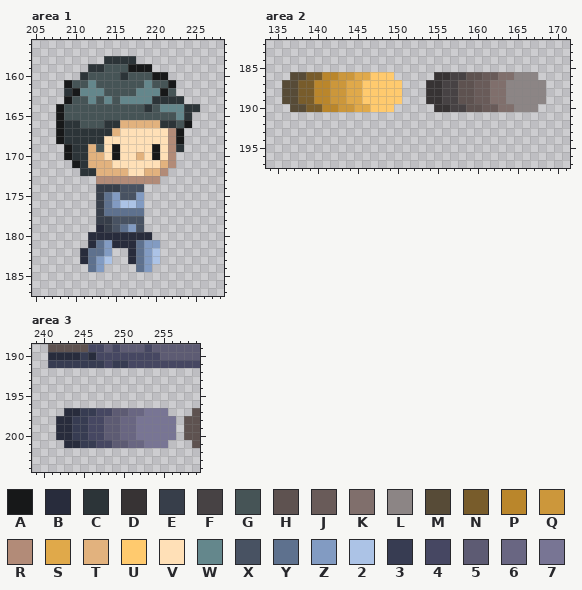
Pixel-art file, stored at Props_Sandbox.aseprite. Above: the version before the commit.
512x256 pixels, 1 frame. Colours within 5 levels of each other are drawn and written as one. Shown: area 1: x 205..228, y 156..187; area 2: x 134..171, y 182..197; area 3: x 239..259, y 189..204. The commit also changed other parts of the picture, which this record leaves out.
Palette (. is transparent): A #171819  B #282c3c  C #2c3438  D #373334  E #373e4a  F #474244  G #465456  H #5e5250  J #695b59  K #806f6c  L #8c8585  M #574b37  N #785c2b  P #ba862b  Q #cc973b  R #b28b78  S #e0a94a  T #e2b27e  U #ffca6e  V #ffe0b7  W #64878c  X #485262  Y #5e718e  Z #829bc2  2 #acc3e6  3 #373c52  4 #464762  5 #5d5b73  6 #696682  7 #787594
Once edited:
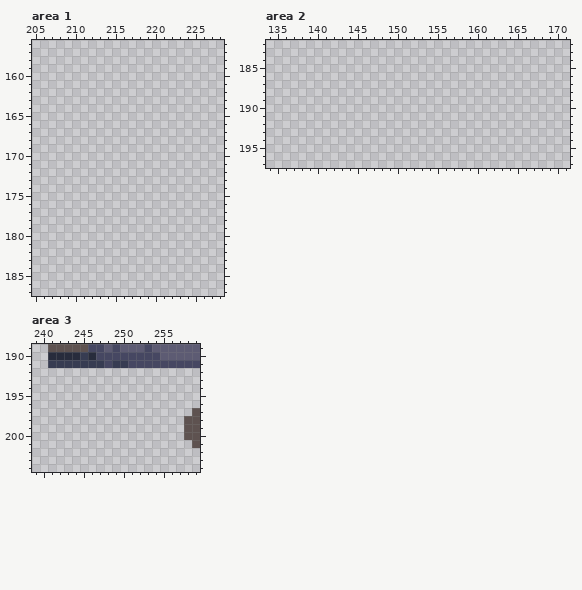
Diff:
@@ palette @@
-Q #cc973b
+Q #a1683a
--- area 1
@@ x 205..228 @@
 157 ........................
-158 .........CCCC...........
-159 .......CCGGGAAA.........
-160 ......CGGGGCGGGAA.......
-161 ....AGGWGGGGGGWGGA......
-162 ....CAWWWGGGGWWWAG......
-163 ....AGGWGWGWWWWCCCC.....
-164 ...AGGGGGGGGGGCGWWWCC...
-165 ...AGGGGGGGGGGGGGGWC....
-166 ...ACCGGGCCTTTTTCCGA....
-167 ...ACCCCCCTVVVVVVRA.....
-168 ...ACCCCCVVVVVVVVRA.....
-169 ....ACCTGVAVVVVAVRC.....
-170 ....ACCTTVAVVTVAVR......
-171 .....ACTTTVVVVVVTR......
-172 ......CCTTTTVVTTR.......
-173 ........RRRRRRRR........
-174 ........EEEXXX..........
-175 ........EYZXXZ..........
-176 ........EYZ22Z..........
-177 ........EYYYYY..........
-178 ........EEXXXX..........
-179 ........BEXYZX..........
-180 .......BBBBBBBB.........
-181 .......BYZBBBYZZ........
-182 ......BYYZ..BYZ2........
-183 ......BYZ2..BYZ2........
-184 .......YZ....YZ.........
+158 ........................
+159 ........................
+160 ........................
+161 ........................
+162 ........................
+163 ........................
+164 ........................
+165 ........................
+166 ........................
+167 ........................
+168 ........................
+169 ........................
+170 ........................
+171 ........................
+172 ........................
+173 ........................
+174 ........................
+175 ........................
+176 ........................
+177 ........................
+178 ........................
+179 ........................
+180 ........................
+181 ........................
+182 ........................
+183 ........................
+184 ........................
 185 ........................
--- area 2
@@ x 134..171 @@
 185 ......................................
-186 ...MMNNPPQQSSUUU.....DDFFHHJJKKLLL....
-187 ..MMNNPPQQSSUUUUU...DDFFHHJJKKLLLLL...
-188 ..MMNNPPQQSSUUUUU...DDFFHHJJKKLLLLL...
-189 ..MMNNPPQQSSUUUUU...DDFFHHJJKKLLLLL...
-190 ...MMNNPPQQSSUUU.....DDFFHHJJKKLLL....
+186 ......................................
+187 ......................................
+188 ......................................
+189 ......................................
+190 ......................................
 191 ......................................
--- area 3
@@ x 239..259 @@
 196 .....................
-197 ....BB33445566777...H
-198 ...BB3344556677777.HH
-199 ...BB3344556677777.HH
-200 ...BB3344556677777.HH
-201 ....BB33445566777...H
+197 ....................H
+198 ...................HH
+199 ...................HH
+200 ...................HH
+201 ....................H
 202 .....................
